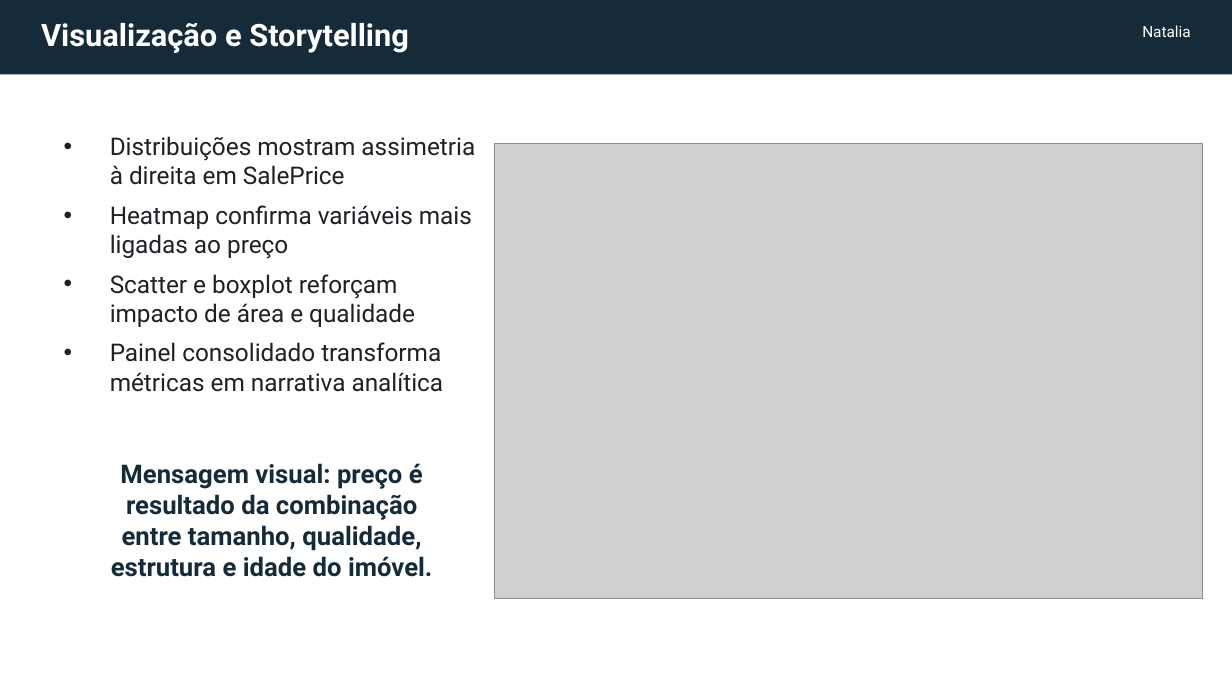
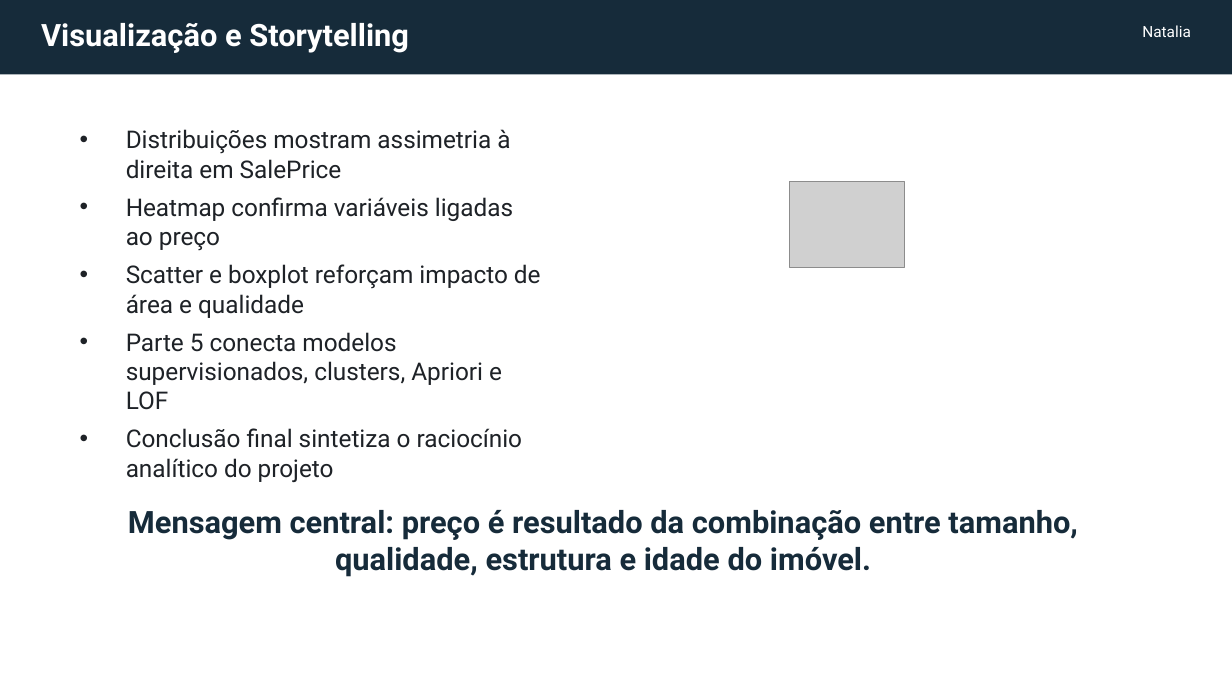
Before and after one commit to luisflipefv/analise-de-dados-c3, a slide deck: slide 11 of slides/apresentacao_house_prices_c3.pptx (slide 10 before the commit). Drawn at 1232x693 pixels with LibreOffice and Linux fonts; fonts in the diff are those of the drawing; grey boxes stand for pictures. Boxes give left, top, right and bottom in pixels: in the first picture for what was removed or moved away, otherwise in the second. Text is boxed around its words. In the diff, an @@ line names an element or a change of style, - is before the commit and + after.

Commit message:
feat: automate slide deck generation with new PowerPoint script and accompanying notebook for data visualization.

```diff
--- a/slides/apresentacao_house_prices_c3.pptx
+++ b/slides/apresentacao_house_prices_c3.pptx
@@ text "Distribuições mostram assimetria à direita ...": place and size @@
-text "Distribuições mostram assimetria à direita ..." at box(110, 136, 475, 392)
+text "Distribuições mostram assimetria à direita ..." at box(126, 129, 541, 448)
@@ text at box(126, 129, 541, 318): less space between paragraphs @@
@@ picture removed at box(494, 144, 1202, 599) @@
@@ text at box(126, 197, 513, 251): text changed @@
-• Heatmap confirma variáveis mais ligadas ao preço
+• Heatmap confirma variáveis ligadas ao preço
@@ picture added at box(790, 182, 905, 268) @@
@@ text at box(126, 332, 523, 448): text changed @@
-• Painel consolidado transforma métricas em narrativa analítica
+• Parte 5 conecta modelos supervisionados, clusters, Apriori e LOF
+• Conclusão final sintetiza o raciocínio analítico do projeto
@@ text at box(128, 510, 1077, 577): text changed; size 20 to 24 pt @@
-Mensagem visual: preço é resultado da combinação entre tamanho, qualidade, estrutura e idade do imóvel.
+Mensagem central: preço é resultado da combinação entre tamanho, qualidade, estrutura e idade do imóvel.
```
Also in this commit, not shown: 9 other slides changed, 3 slides added, 2 slides removed, 2 other files.
